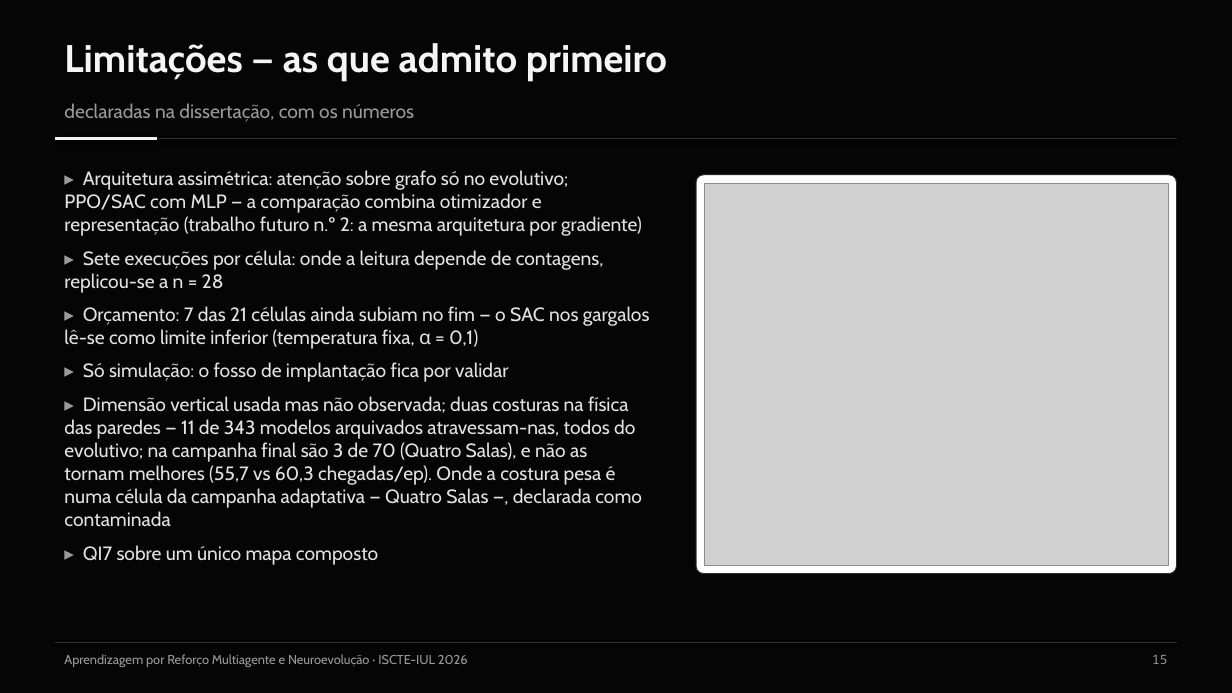
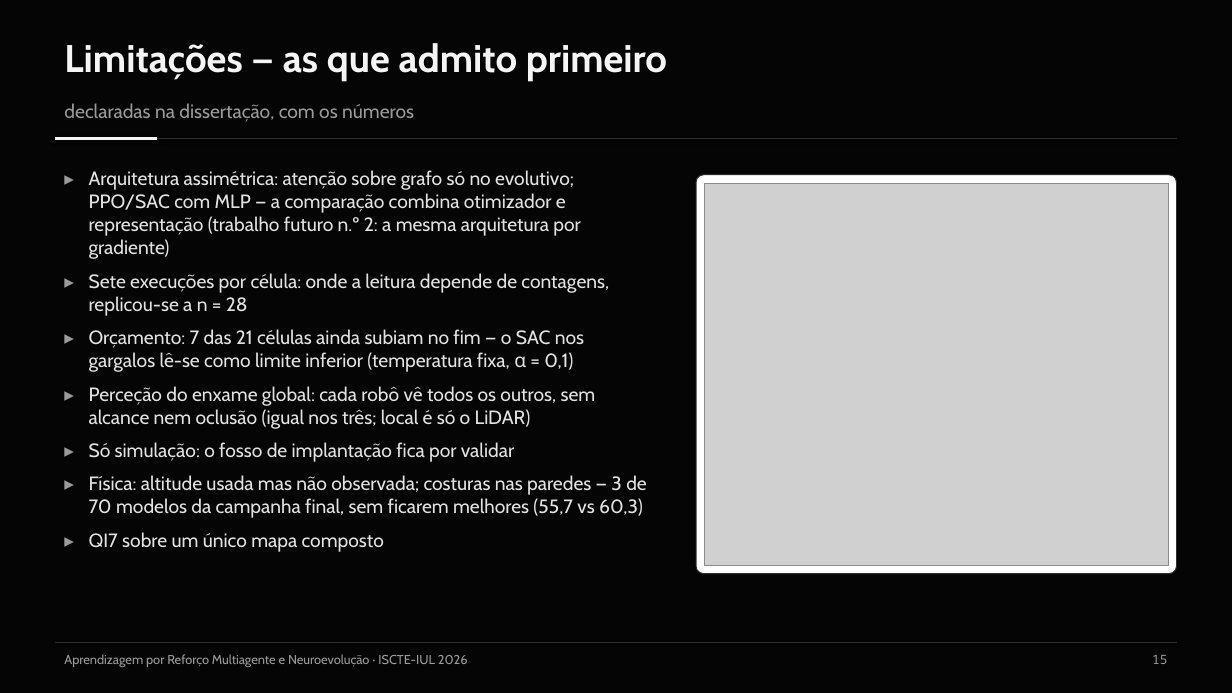
Before and after one commit to Pombo2001/swarm-robotics-tese, a slide deck: slide 16 of Defesa/slides_defesa.pptx. Drawn at 1232x693 pixels with LibreOffice and Linux fonts; fonts in the diff are those of the drawing; grey boxes stand for pictures. Boxes give left, top, right and bottom in pixels: in the first picture for what was removed or moved away, otherwise in the second. Text is boxed around its words. In the diff, an @@ line names an element or a change of style, - is before the commit and + after.

Commit message:
fix(defesa): a cábula e os slides acompanham a tese de 24 set
- cábula: a observação deixa de ser «puramente local» (QI3, §05, §12, glossário);
  o SAC no Gargalo lê-se como sub-treino, não lotaria; pergunta nova sobre a
  réplica 7/21; reprodutibilidade «na mesma máquina», com a reavaliação dos 147
- slides: recuo pendente nos pontos (a 2.ª linha deixa de cair sob o marcador);
  protocolo mais curto; limitações com a perceção global do enxame
- 29 verificadores, 22 no hook (os slides diziam 27/19, a cábula 28/21)

```diff
--- a/Defesa/slides_defesa.pptx
+++ b/Defesa/slides_defesa.pptx
@@ text at [89, 170, 609, 552]: indent changed @@
@@ text at [89, 386, 596, 429]: paragraph added @@
+▸ Perceção do enxame global: cada robô vê todos os outros, sem alcance nem oclusão (igual nos três; local é só o LiDAR)
@@ text at [89, 475, 647, 518]: text changed @@
-▸ Dimensão vertical usada mas não observada; duas costuras na física das paredes — 11 de 343 modelos arquivados atravessam-nas, todos do evolutivo; na campanha final são 3 de 70 (Quatro Salas), e não as tornam melhores (55,7 vs 60,3 chegadas/ep). Onde a costura pesa é numa célula da campanha adaptativa — Quatro Salas —, declarada como contaminada
+▸ Física: altitude usada mas não observada; costuras nas paredes — 3 de 70 modelos da campanha final, sem ficarem melhores (55,7 vs 60,3)
```
Also in this commit, not shown: 15 other slides changed, 6 other files.
